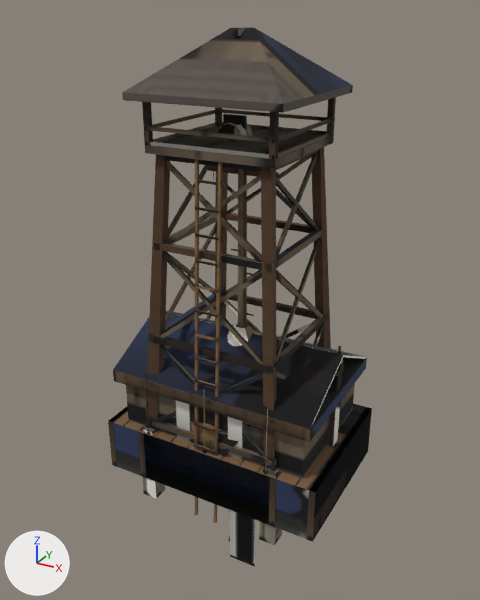
One commit to the glTF model public/game3d/threeroads/kits/akitsu.glb: the scene before it, then after it.
Camera for both pictures: a 50 mm camera at (7.36, -13.49, 10.39) aimed at (-0.25, 0.35, 3.47). Arrows for +X, +Y and +Z are at lower left; the lights stay in place. The picture after the commit comes second. Objects named as collision shapes, trigger or cutter boxes, shadow casters or lower levels of detail are left out. Vertices at exactly the same position are counted once.

In view in the first picture: 'banner_tall_cloth_LOD0', 'gate_bar_LOD0', 'telegraph_pole_LOD0', 'tent_bell_LOD0', 'tent_officer_LOD0', 'watchtower_LOD0'.
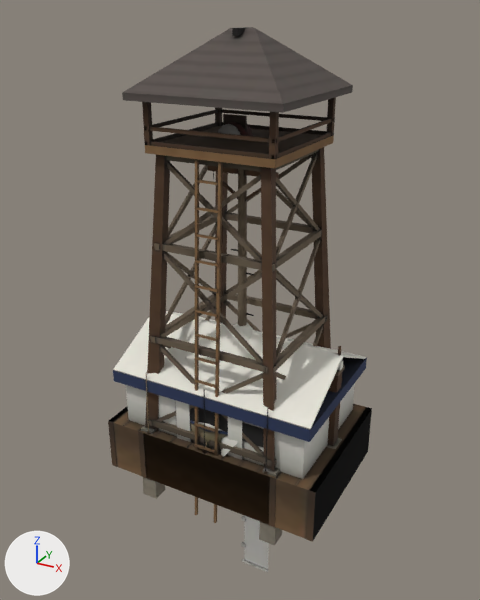
The change, as a diff of the scene's bpy script:
```diff
--- a/public/game3d/threeroads/kits/akitsu.glb.py
+++ b/public/game3d/threeroads/kits/akitsu.glb.py
@@ me_banner_tall_cloth_lod0 @@
 # used by ob_banner_tall_cloth_lod0; location = (0.0, 0.0, 0.0)
-me_banner_tall_cloth_lod0.from_pydata(...)  # 68 vertices, 104 faces; spans x -0.45..0.45, y -0.02..0.02, z -5.0..0.0
+me_banner_tall_cloth_lod0.from_pydata(...)  # 68 vertices, 104 faces; spans x 0.0..0.9, y -0.02..0.02, z -5.0..0.0
+# me_banner_tall_cloth_lod0 part 1: the loose piece of 8 vertices spanning x -0.4..0.43, y -0.01..0.01, z -5.0..-0.07 is scaled about its middle by (0.939, 1, 1), then moved by (0.48, 0.0, 0.0)
+# me_banner_tall_cloth_lod0 part 2: the loose piece of 8 vertices spanning x -0.41..0.44, y -0.02..0.02, z -5.0..-4.92 is moved by (0.44, 0.0, 0.0)
+# other edits to the shape of me_banner_tall_cloth_lod0 do not show in these pictures
 me_banner_tall_cloth_lod0.materials.append(mat_akitsu_lit)
@@ me_gate_bar_lod0 @@
 me_gate_bar_lod0.from_pydata(...)  # 132 vertices, 254 faces; spans x -2.8..2.8, y -0.25..0.25, z -0.8..2.6
 # used by ob_gate_bar_lod0; location = (0.0, 0.0, 0.0)
+# me_gate_bar_lod0 part 3: texture (UV) coordinates of 252 of 254 faces, centred in x -2.8..2.8, y -0.25..0.25, z -0.8..2.6, changed; they spanned u 0.0..0.96, v 0.1..0.99 and now span u 0.08..0.99, v 0.0..0.95
 me_gate_bar_lod0.materials.append(mat_akitsu_lit)
@@ me_tent_bell_lod0 @@
 me_tent_bell_lod0.from_pydata(...)  # 318 vertices, 528 faces; spans x -2.0..2.0, y -2.0..2.0, z -1.2..3.2
 # used by ob_tent_bell_lod0; location = (0.0, 0.0, 0.0)
+# me_tent_bell_lod0 part 4: texture (UV) coordinates of 528 of 528 faces, centred in x -2.0..2.0, y -2.0..2.0, z -1.2..3.2, changed; they spanned u 0.0..0.99, v 0.0..0.98 and now span u 0.0..0.99, v 0.0..0.98
 me_tent_bell_lod0.materials.append(mat_akitsu_lit)
@@ me_tent_officer_lod0 @@
 me_tent_officer_lod0.from_pydata(...)  # 308 vertices, 470 faces; spans x -3.0..3.0, y -2.0..2.0, z -1.2..3.0
 # used by ob_tent_officer_lod0; location = (0.0, 0.0, 0.0)
+# me_tent_officer_lod0 part 5: texture (UV) coordinates of 464 of 470 faces, centred in x -3.0..3.0, y -2.0..2.0, z -1.2..3.0, changed; they spanned u 0.0..1.0, v 0.0..0.98 and now span u 0.0..0.99, v 0.0..0.98
 me_tent_officer_lod0.materials.append(mat_akitsu_lit)
@@ me_watchtower_lod0 @@
 me_watchtower_lod0.from_pydata(...)  # 694 vertices, 1072 faces; spans x -2.0..2.0, y -2.0..2.0, z -1.8..10.0
 # used by ob_watchtower_lod0; location = (0.0, 0.0, 0.0)
+# me_watchtower_lod0 part 6: texture (UV) coordinates of 1042 of 1072 faces, centred in x -1.99..1.99, y -1.98..1.99, z -1.8..10.0, changed; they spanned u 0.0..0.98, v 0.0..0.98 and now span u 0.0..0.98, v 0.0..0.99
 me_watchtower_lod0.materials.append(mat_akitsu_lit)
```

What differs and where, as boxes [x1, y1, x2, y2] in the pictures (480 x 600 px; the box of a moved part takes in the faces that stretch with it):
'banner_tall_cloth_LOD0', reshaped: before [228, 510, 255, 567]; after [241, 516, 269, 572]
part 1 of me_banner_tall_cloth_lod0, moved or reshaped: before [230, 510, 255, 564]; after [245, 516, 269, 570]
part 2 of me_banner_tall_cloth_lod0, moved or reshaped: before [230, 555, 255, 567]; after [242, 559, 268, 572]
part 3 of me_gate_bar_lod0, surface changed: [326, 360, 345, 449] in both
part 4 of me_tent_bell_lod0, surface changed: [138, 323, 276, 527] in both
part 5 of me_tent_officer_lod0, surface changed: [111, 311, 368, 542] in both
part 6 of me_watchtower_lod0, surface changed: [141, 27, 353, 545] in both
